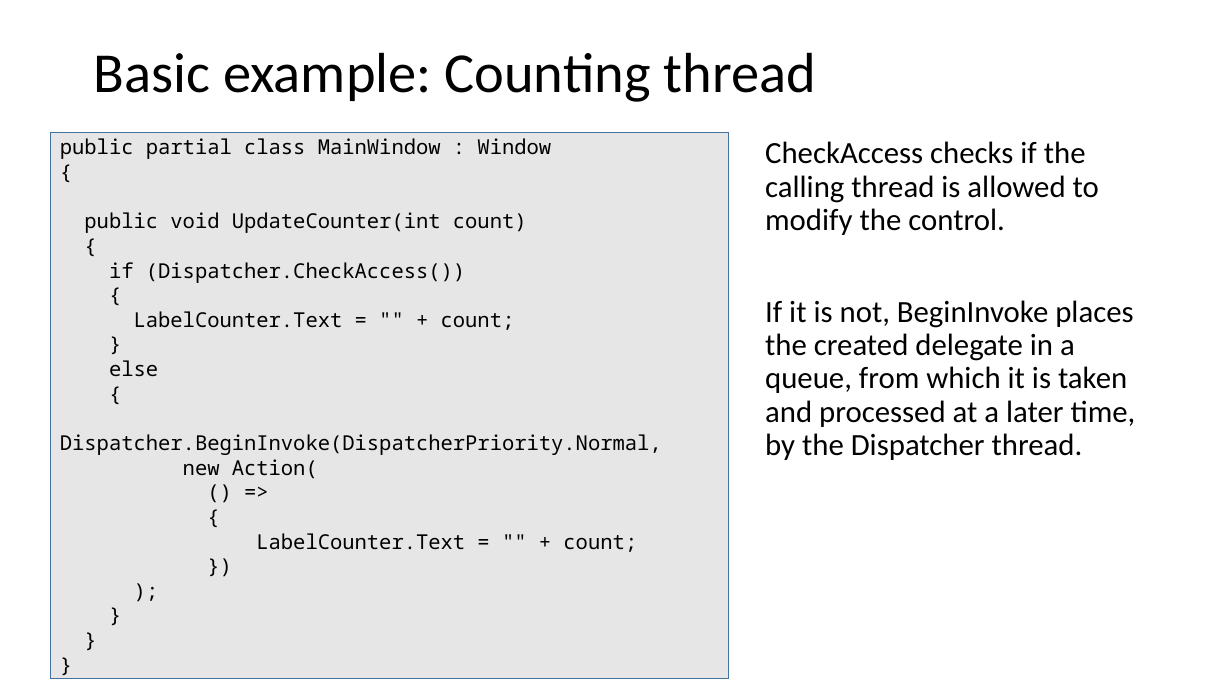
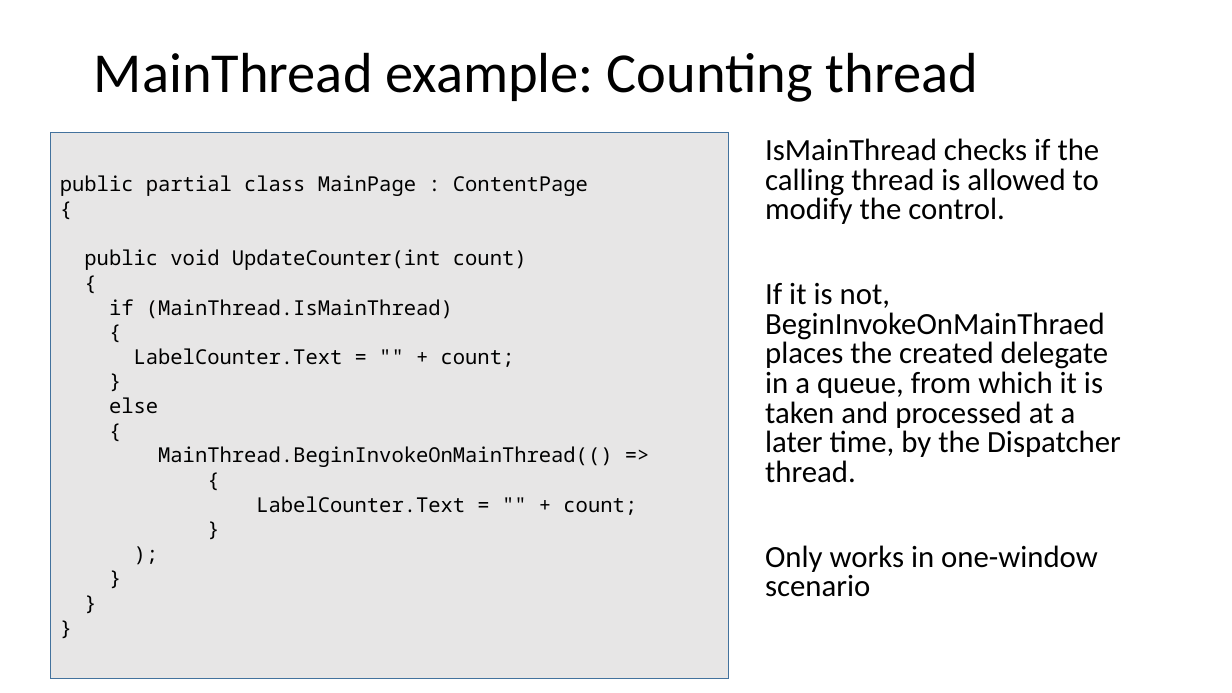
Before and after one commit to codesmurf/st3its3_teaching, a slide deck: slide 24 of 07 Thread Synchronization 1/Thread Synchronization.pptx (slide 21 before the commit). Drawn at 1232x693 pixels with LibreOffice and Linux fonts; fonts in the diff are those of the drawing. Boxes give left, top, right and bottom in pixels: in the first picture for what was removed or moved away, otherwise in the second. Text is boxed around its words. In the diff, an @@ line names an element or a change of style, - is before the commit and + after.

```diff
--- a/07 Thread Synchronization 1/Thread Synchronization.pptx
+++ b/07 Thread Synchronization 1/Thread Synchronization.pptx
@@ title at <box>94,52,978,102</box>: text changed @@
-Basic example: Counting thread
+MainThread example: Counting thread
@@ text in rectangle at <box>51,132,729,678</box>: text changed @@
-})
+}
@@ text at <box>765,138,1121,597</box>: text changed @@
-CheckAccess checks if the calling thread is allowed to modify the control.
-If it is not, BeginInvoke places the created delegate in a queue, from which it is taken and processed at a later time, by the Dispatcher thread.
+IsMainThread checks if the calling thread is allowed to modify the control.
+If it is not, BeginInvokeOnMainThraed places the created delegate in a queue, from which it is taken and processed at a later time, by the Dispatcher thread.
+Only works in one-window scenario
@@ text in rectangle at <box>60,175,588,196</box>: text changed @@
-public partial class MainWindow : Window
+public partial class MainPage : ContentPage
@@ text in rectangle at <box>109,299,453,319</box>: text changed @@
-if (Dispatcher.CheckAccess())
+if (MainThread.IsMainThread)
@@ text in rectangle at <box>158,446,612,467</box>: text changed @@
-Dispatcher.BeginInvoke(DispatcherPriority.Normal,
-new Action(
-() =>
+MainThread.BeginInvokeOnMainThread(() =>
```
Also in this commit, not shown: 9 other slides changed, 6 slides added, 1 slide removed, 3 other files.
